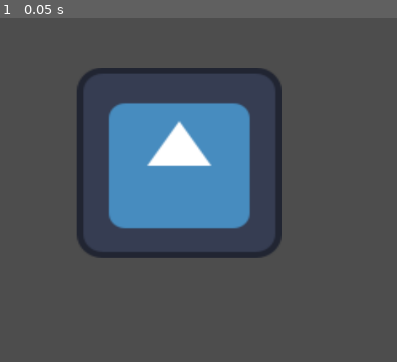
Above: before the commit, frame 1.
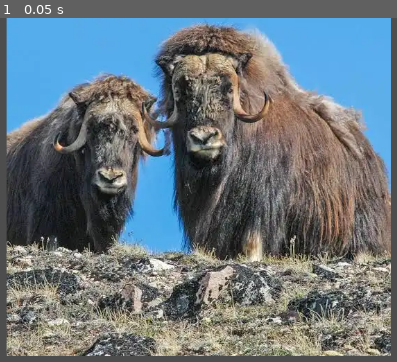
Above: after the commit, the same moment.

Repository: Nikkeeh12/Animalgame
Game: Godot game, scene res://node_2d.tscn
Same seed, same stepped clock (60 frames per second), same inputs: the game is played once before the commit and once after it. The engine's default icon, where the game draws it, is replaced by a stand-in: a white triangle on a blue panel in a dark square.
Inputs:
- Up to frame 1 (0.05 s): no input

The runs differ from the first frame. In frame 1, 84% of the frame differs, in the area x 1-99%, y 0-99%.

Commit message:
nikelle testi

Diff:
--- a/node_2d.tscn
+++ b/node_2d.tscn
@@ -1,6 +1,7 @@
-[gd_scene load_steps=2 format=3 uid="uid://b14mb6dlohiy1"]
+[gd_scene load_steps=3 format=3 uid="uid://b14mb6dlohiy1"]
 
 [ext_resource type="Texture2D" uid="uid://dsyrkoeq6kmao" path="res://icon.svg" id="1_wtcfe"]
+[ext_resource type="Texture2D" uid="uid://dvesccor4da5w" path="res://art/myskis.png" id="2_0e48y"]
 
 [node name="Node2D" type="Node2D"]
 position = Vector2(614, 279)
@@ -12,3 +13,7 @@
 
 [node name="Sprite2D" type="Sprite2D" parent="Sprite2D"]
 position = Vector2(206.7942, -27.045538)
+
+[node name="Myskis" type="Sprite2D" parent="."]
+position = Vector2(-179, -68)
+texture = ExtResource("2_0e48y")
Not shown, added: art/myskis.png.import
Not shown, added: art/paviaani.jpg.import
Not shown, added: art/yukari.jpg.import
